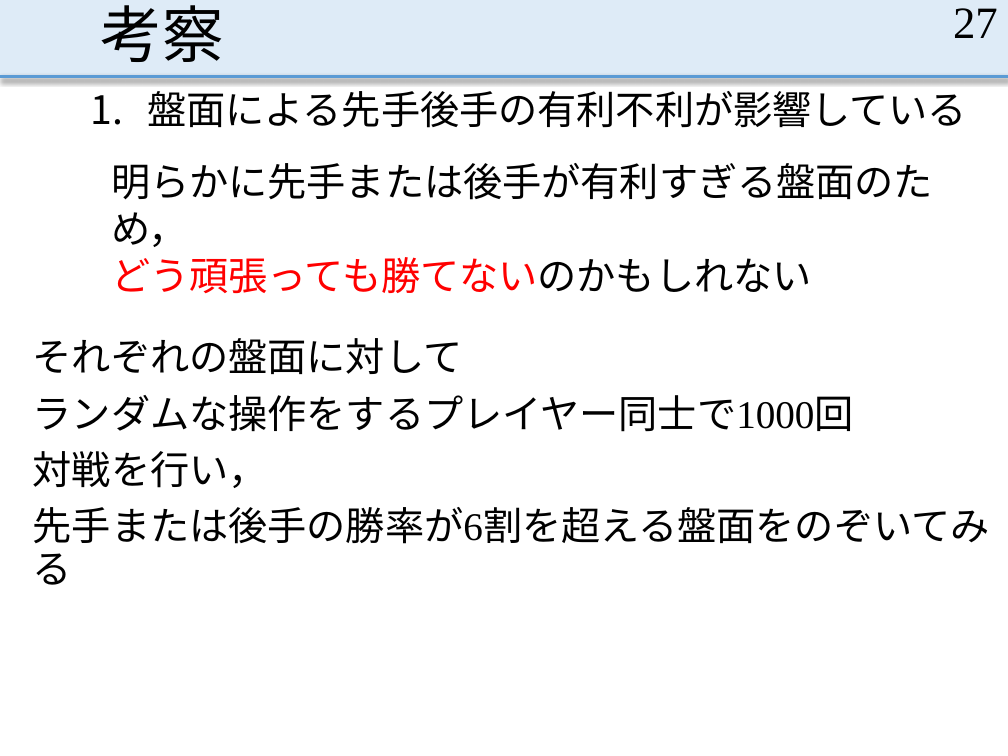
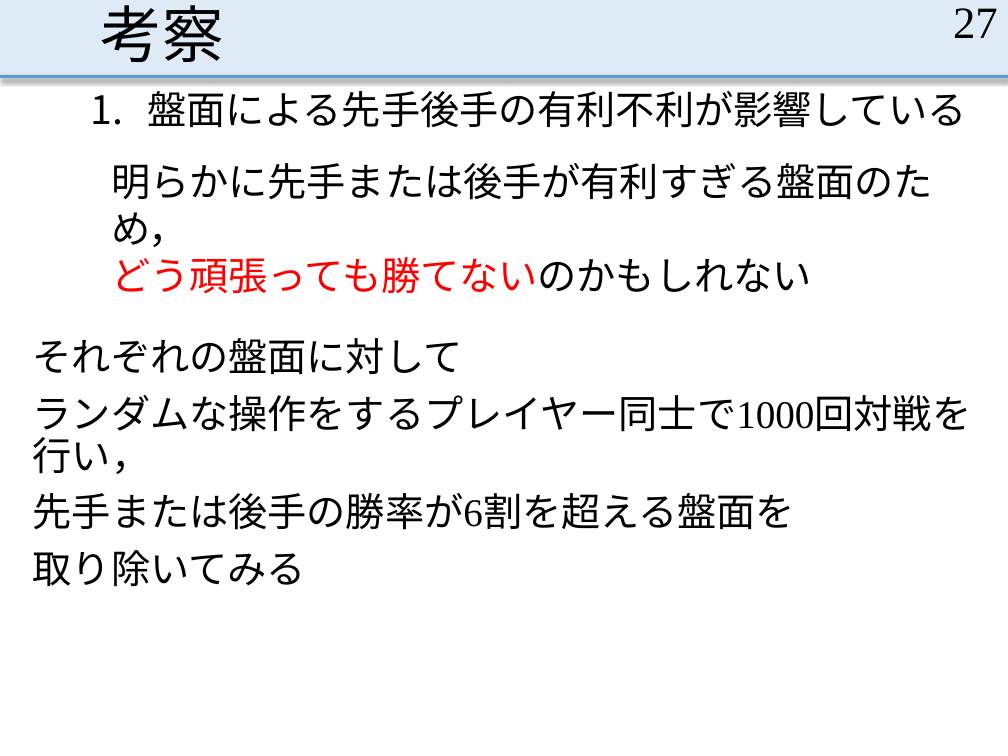
Before and after one commit to MasayaOda/SR, a slide deck: slide 27 of 中間発表1210.pptx. Drawn at 1008x756 pixels with LibreOffice and Linux fonts; fonts in the diff are those of the drawing. Boxes give left, top, right and bottom in pixels: in the first picture for what was removed or moved away, otherwise in the second. Text is boxed around its words. In the diff, an @@ line names an element or a change of style, - is before the commit and + after.

Commit message:
漢字なおし

```diff
--- a/中間発表1210.pptx
+++ b/中間発表1210.pptx
@@ text at (x1=33, y1=395, x2=971, y2=586): text changed @@
-ランダムな操作をするプレイヤー同士で1000回
-対戦を行い，
-先手または後手の勝率が6割を超える盤面をのぞいてみる
+ランダムな操作をするプレイヤー同士で1000回対戦を行い，
+先手または後手の勝率が6割を超える盤面を
+取り除いてみる
```
